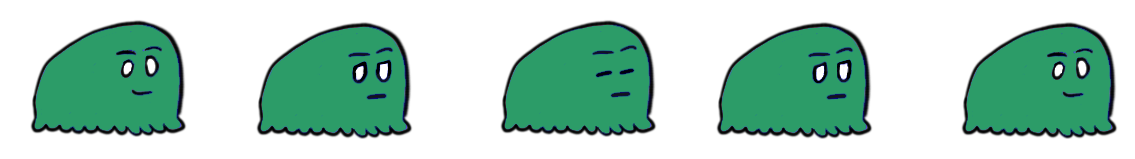
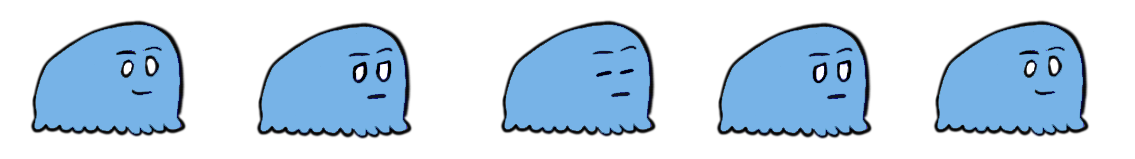
Layers edited between the first and the second 1135x159 image:
painted on "Layer 7" over box(933, 19, 1118, 139)
painted on "Layer 6" over box(720, 26, 867, 136)
painted on "Layer 5" over box(504, 24, 651, 134)
painted on "Layer 4" over box(260, 26, 407, 136)
painted on "Layer 3" over box(34, 24, 181, 134)
